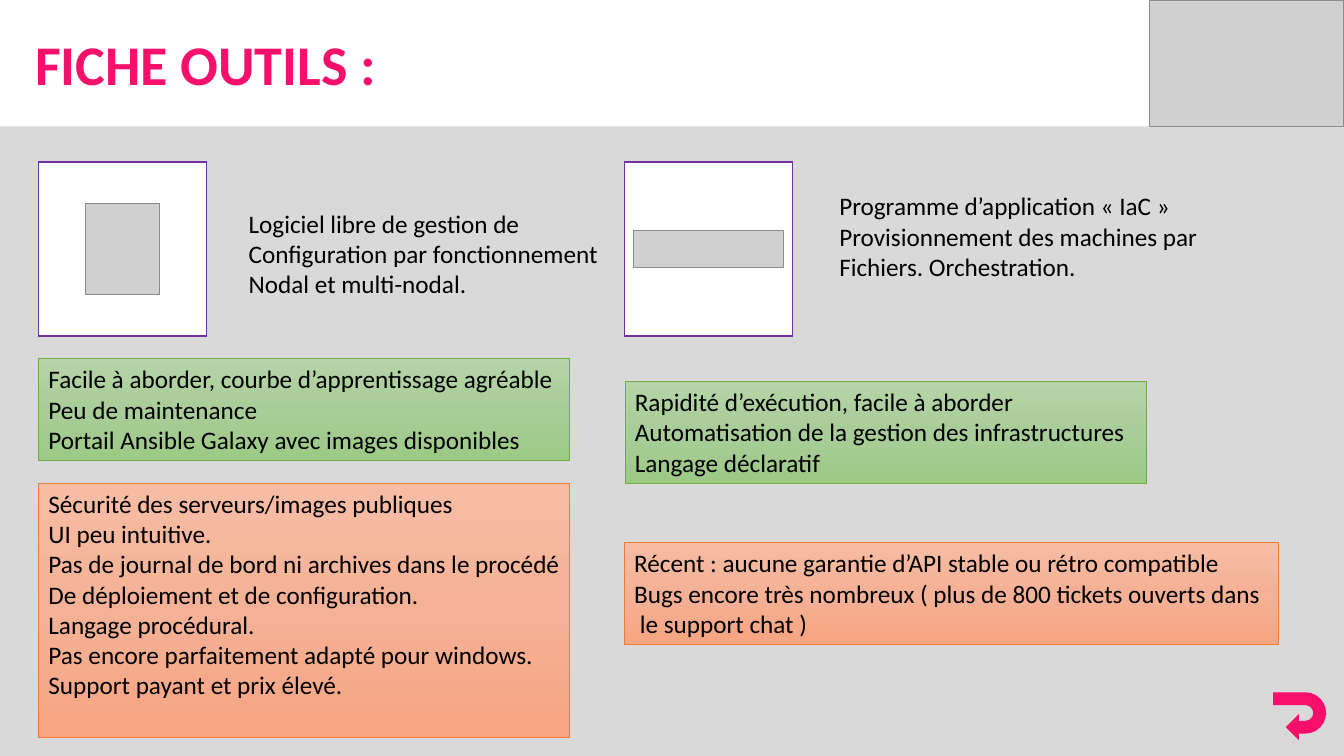
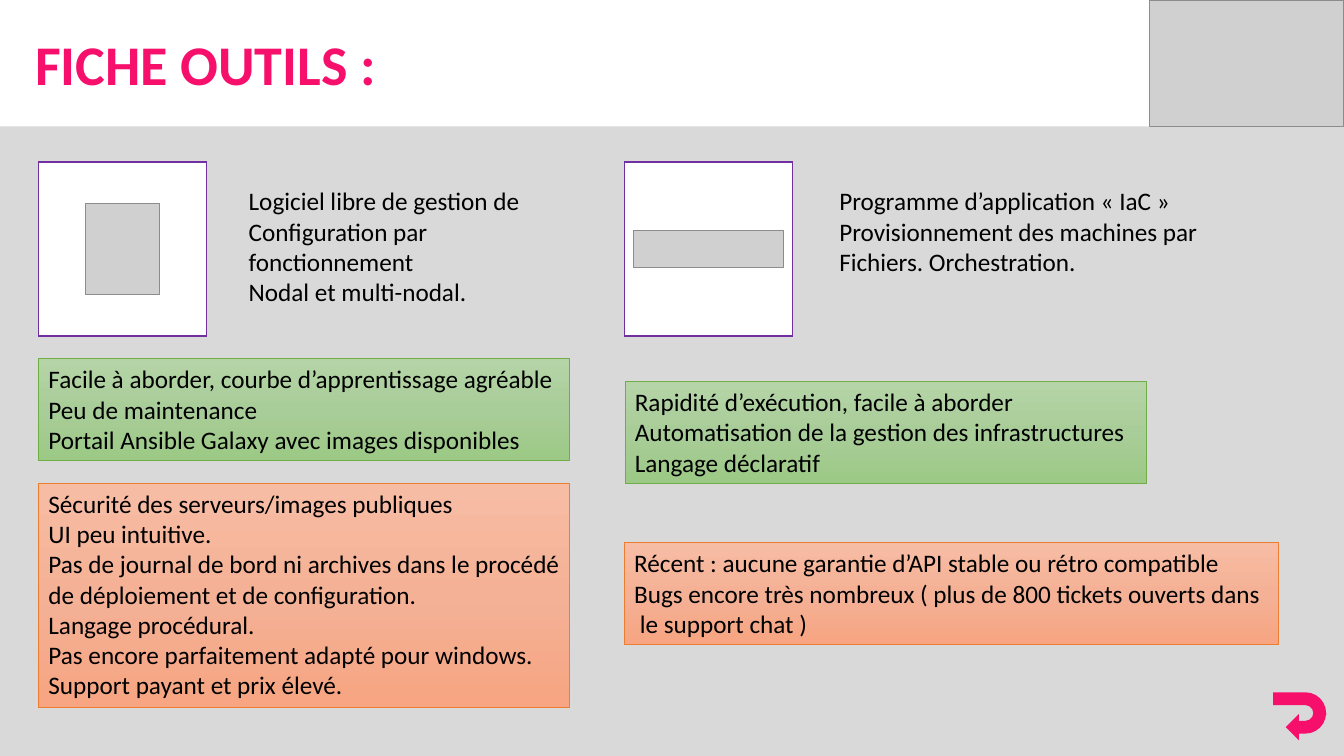
Before and after one commit to AITcorporation/Presentation-DevOps, a slide deck: slide 28 of Presentation.pptx (slide 27 before the commit). Drawn at 1344x756 pixels with LibreOffice and Linux fonts; fonts in the diff are those of the drawing; grey boxes stand for pictures. Boxes give left, top, right and bottom in pixels: in the first picture for what was removed or moved away, otherwise in the second. Text is boxed around its words. In the diff, an @@ line names an element or a change of style, - is before the commit and + after.

```diff
--- a/Presentation.pptx
+++ b/Presentation.pptx
@@ text "Logiciel libre de gestion de" rewrapped from <box>249,215,598,293</box> to <box>249,192,519,301</box> @@
@@ text "Programme d’application « IaC »": place and size @@
-text "Programme d’application « IaC »" at <box>839,197,1197,276</box>
+text "Programme d’application « IaC »" at <box>839,192,1197,271</box>
@@ rectangle "Sécurité des serveurs/images publiques": place and size @@
-rectangle "Sécurité des serveurs/images publiques" at <box>38,483,570,737</box>
+rectangle "Sécurité des serveurs/images publiques" at <box>38,483,570,707</box>
@@ text in rectangle at <box>48,555,559,609</box>: text changed @@
-Pas de journal de bord ni archives dans le procédé
-De déploiement et de configuration.
+Pas de journal de bord ni archives dans le procédé de déploiement et de configuration.
```
Also in this commit, not shown: 17 other slides changed, 1 slide added.
